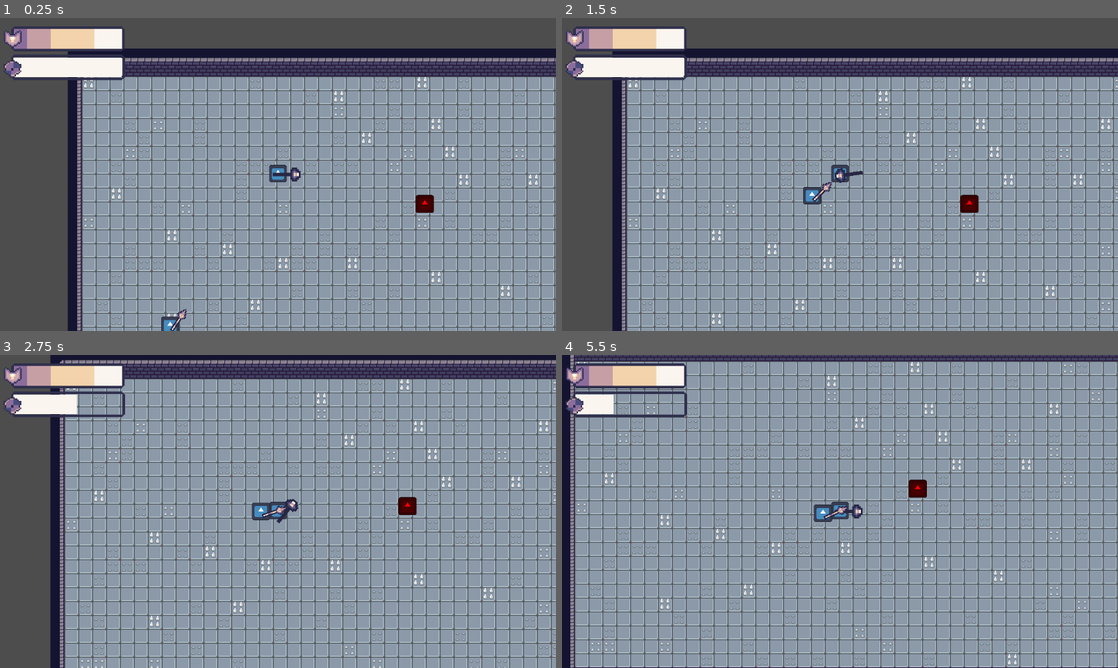
Above: before the commit, frames 1-4 (two rows, left to right).
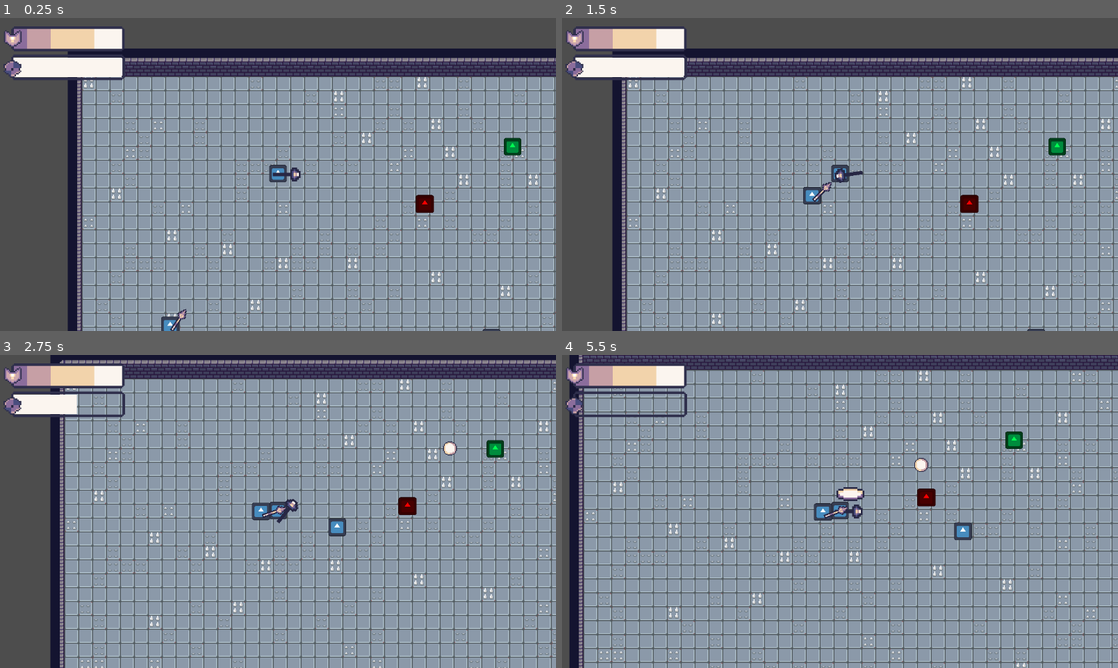
Above: after the commit, the same moments.

Repository: chabsseu/Stauffs-and-Magic
Game: Godot game, scene res://Scenes/Floors/test_world.tscn
The game is run twice, just before and just after one commit, with the same random seed, the same clock (stepped at 60 frames per second) and the same inputs. The engine's default icon, where the game draws it, is replaced by a stand-in: a white triangle on a blue panel in a dark square.
Inputs (mouse positions are in pixels of both pictures, inside the frame that each line leads up to):
- Up to frame 1 (0.25 s): no input
- Up to frame 2 (1.5 s): move the mouse to (962, 158) at 0.52 s; tap A (A) at 0.6 s; tap D (D) at 0.8, 1.35 s; move the mouse to (728, 190) at 1.27 s
- Up to frame 3 (2.75 s): tap S (S) at 1.55, 2.1 s; move the mouse to (333, 442) at 2.02 s; tap A (A) at 2.3 s
- Up to frame 4 (5.5 s): move the mouse to (812, 574) at 2.77 s; tap A (A) at 2.85, 4.55 s; tap D (D) at 3.05, 3.6, 5.3 s; move the mouse to (1006, 558) at 3.52 s; tap S (S) at 3.8, 4.35 s; move the mouse to (673, 464) at 4.27 s; move the mouse to (867, 511) at 5.02 s; tap W (W) at 5.1 s

The runs differ from the first frame. In frame 1, 0.2% of the frame differs, in the area x 86-94%, y 38-100%; in frame 2, 0.2%; in frame 3, 0.5%; in frame 4, 43%, in the area x 0-100%, y 0-100%.

Commit message:
apply the status effect on the other 2 enemy types

Diff:
--- a/Scenes/Floors/test_world.tscn
+++ b/Scenes/Floors/test_world.tscn
@@ -1,9 +1,11 @@
-[gd_scene load_steps=7 format=3 uid="uid://bbi45qtvmlmyl"]
+[gd_scene load_steps=9 format=3 uid="uid://bbi45qtvmlmyl"]
 
 [ext_resource type="Texture2D" uid="uid://bo8l02hir4q3l" path="res://Assets/Tilemaps/Dungeon Tileset + Spikes.png" id="1_3sc00"]
 [ext_resource type="PackedScene" uid="uid://c2xkrph0al5nw" path="res://Scenes/Player/player.tscn" id="2_2yfla"]
 [ext_resource type="PackedScene" uid="uid://chd3yj7pkdiu2" path="res://Scenes/Enemies/test_enemy.tscn" id="3_xaljv"]
+[ext_resource type="PackedScene" uid="uid://cb0kyqifl5o74" path="res://Scenes/Enemies/slime.tscn" id="4_ek63m"]
 [ext_resource type="PackedScene" uid="uid://ixiakydo7vts" path="res://Scenes/Enemies/spear_guy.tscn" id="5_cexxt"]
+[ext_resource type="PackedScene" uid="uid://hokg0gi8ti1u" path="res://Scenes/Enemies/sloth.tscn" id="6_ruqt4"]
 
 [sub_resource type="TileSetAtlasSource" id="TileSetAtlasSource_2yfla"]
 texture = ExtResource("1_3sc00")
@@ -169,4 +171,10 @@
 
 [node name="spear_guy" parent="." instance=ExtResource("5_cexxt")]
 position = Vector2(81, 331)
-damage_node = null
+max_health = 3
+
+[node name="slime" parent="." instance=ExtResource("4_ek63m")]
+position = Vector2(496, 97)
+
+[node name="sloth" parent="." instance=ExtResource("6_ruqt4")]
+position = Vector2(472, 317)
--- a/Scripts/Enemies/slime.gd
+++ b/Scripts/Enemies/slime.gd
@@ -1,6 +1,6 @@
 extends CharacterBody2D
 
-@export var speed: float = 100.0
+@onready var enemy_state = EnemyState
 @export var projectile_scene: PackedScene
 @export var safe_distance: float = 200.0   # how far it tries to stay away
 @export var shoot_interval: float = 3.0    # seconds between shots
@@ -31,7 +31,7 @@
 	# If player is too close, move away
 	if distance < safe_distance:
 		var move_dir = (global_position - player.global_position).normalized()
-		velocity = move_dir * speed
+		velocity = move_dir * enemy_state.speed
 	else:
 		velocity = Vector2.ZERO
 
--- a/Scripts/Enemies/sloth.gd
+++ b/Scripts/Enemies/sloth.gd
@@ -2,7 +2,7 @@
 
 @export var max_health: int
 @export var damage_node: PackedScene
-@export var normal_speed: float = 100.0
+@onready var enemy_state = EnemyState
 @export var charge_speed: float = 400.0
 @export var charge_range: float = 200.0
 @export var charge_duration: float = 1.0  # Max time to charge before stopping
@@ -88,7 +88,7 @@
 
 func move_toward_player():
 	var dir := (player.global_position - global_position).normalized()
-	velocity = dir * normal_speed
+	velocity = dir * enemy_state.speed
 	move_and_slide()
 
 func charge_at_player():
@@ -98,7 +98,7 @@
 
 func retreat_from_player():
 	var dir := (global_position - player.global_position).normalized()
-	velocity = dir * normal_speed * 1.2  # Slightly faster retreat
+	velocity = dir * enemy_state.speed * 1.2  # Slightly faster retreat
 	move_and_slide()
 
 func start_charge():
